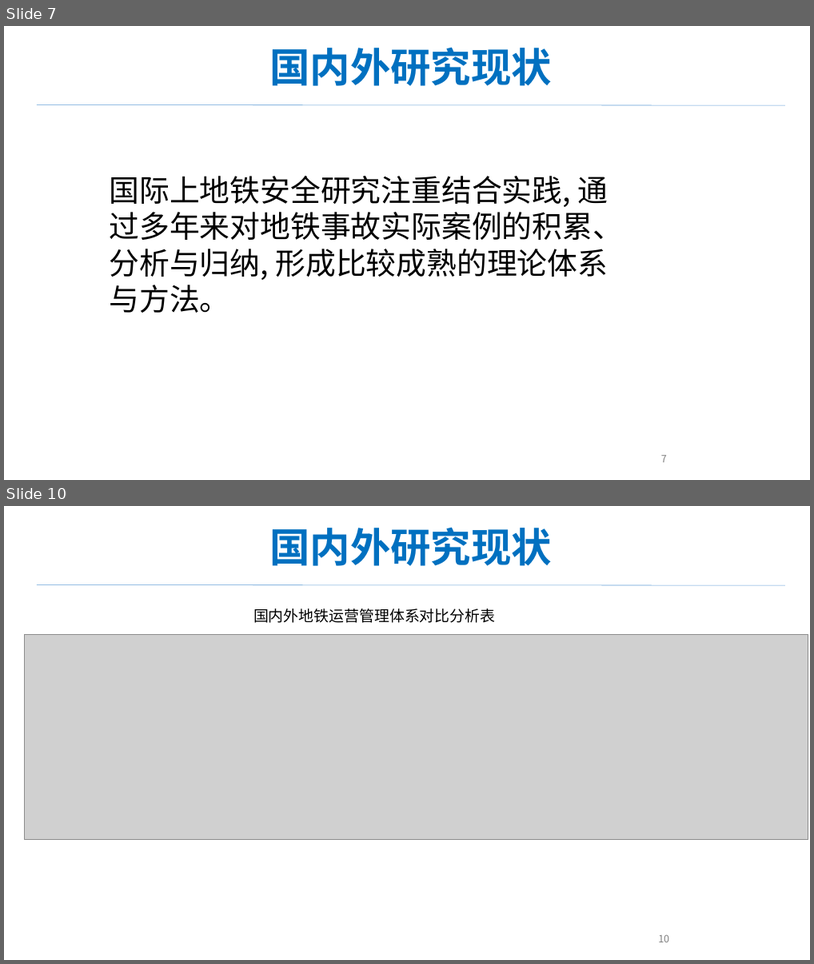
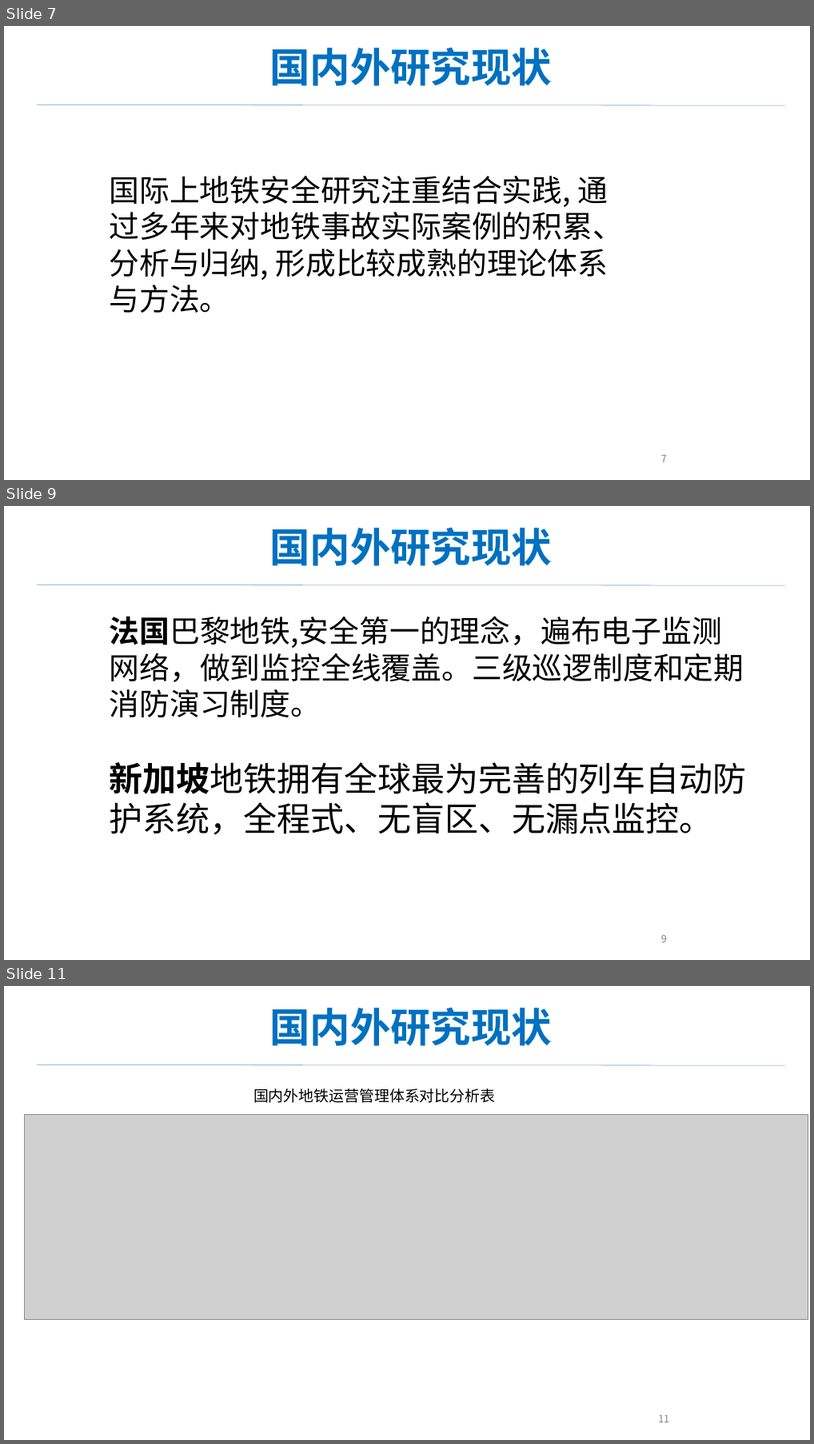
Before and after one commit to jiating777/laboratory, a slide deck: 报告.pptx. Shown one above the other, each under a label of ours: slides 7 and 10 before the commit, slides 7, 9 and 11 after it; the slides between them are not shown. The pictures are 814x964 and 814x1444 pixels, drawn with LibreOffice and Linux fonts; fonts in the diff are those of the drawing; grey boxes stand for pictures. Boxes give left, top, right and bottom in pixels: in the first picture for what was removed or moved away, otherwise in the second. Text is boxed around its words. In the diff, an @@ line names an element or a change of style, - is before the commit and + after.

```diff
--- a/报告.pptx
+++ b/报告.pptx
@@ slide 9 added at (4,506,810,960), background #FFFFFF @@
@@ text added at (270,527,552,566), 48 pt, text gradient #0070C0 to #002060, bold @@
+国内外研究现状
@@ line added from (37, 584) to (786, 585), #5B9BD5 0.5 pt @@
@@ text added at (110,616,747,835), 36 pt, text #000000 @@
+法国巴黎地铁,安全第一的理念，遍布电子监测网络，做到监控全线覆盖。三级巡逻制度和定期消防演习制度。
+新加坡地铁拥有全球最为完善的列车自动防护系统，全程式、无盲区、无漏点监控。
@@ page number added at (662,935,667,942), 12 pt, text #808080 @@
+9
@@ what was slide 10 is now slide 11 @@
@@ page number at (658,1415,670,1422): text changed @@
-10
+11
```
Also in this commit, not shown: 2 slides changed.
